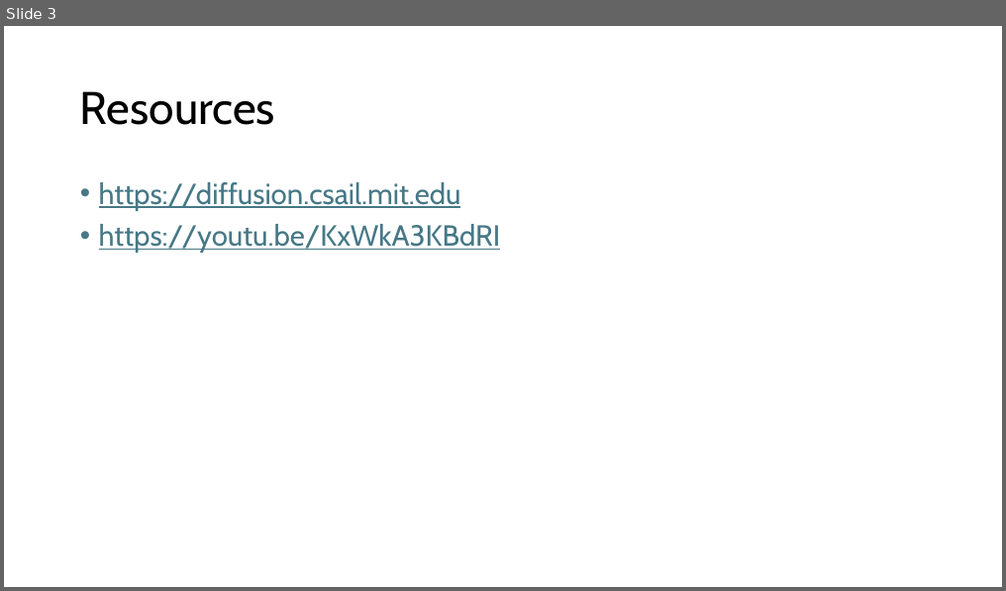
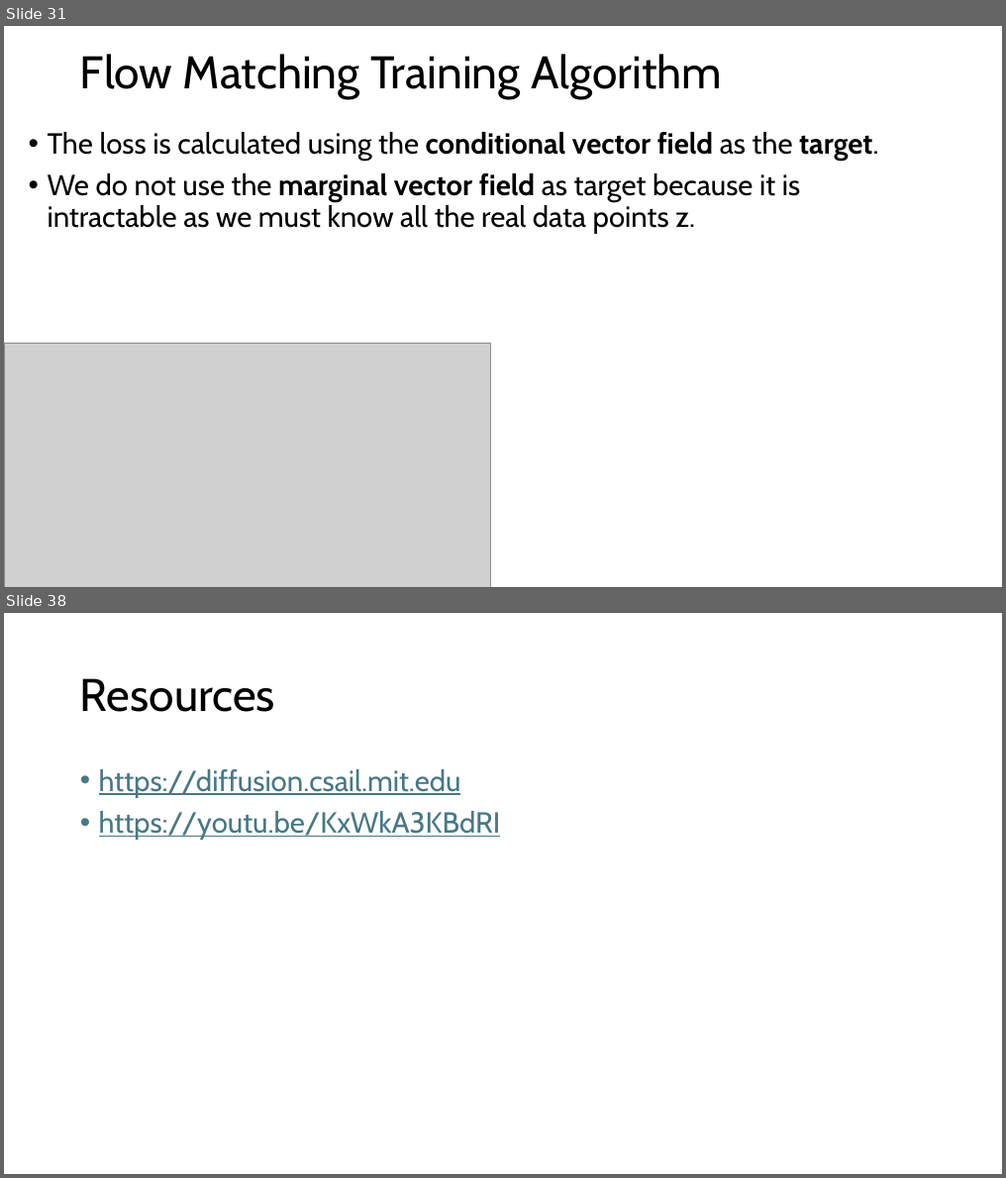
Before and after one commit to SOKOUDJOU-LEOPOLD/Learning-Flow-Matching, a slide deck: Flow Matching.pptx. Shown one above the other, each under a label of ours: slide 3 before the commit, slides 31 and 38 after it; the slides between them are not shown. The pictures are 1006x591 and 1006x1178 pixels, drawn with LibreOffice and Linux fonts; fonts in the diff are those of the drawing; grey boxes stand for pictures. Boxes give left, top, right and bottom in pixels: in the first picture for what was removed or moved away, otherwise in the second. Text is boxed around its words. In the diff, an @@ line names an element or a change of style, - is before the commit and + after.

```diff
--- a/Flow Matching.pptx
+++ b/Flow Matching.pptx
@@ slide 31 added at [4, 26, 1002, 587], background #FFFFFF @@
@@ title added at [80, 54, 722, 99], 44 pt, text #000000 @@
+Flow Matching Training Algorithm
@@ text added at [48, 132, 878, 234], 28 pt, text #000000 @@
+• The loss is calculated using the conditional vector field as the target.
+• We do not use the marginal vector field as target because it is intractable as we must know all the real data points z.
@@ picture added at [4, 343, 490, 587] @@
@@ what was slide 3 is now slide 38 @@
```
Also in this commit, not shown: 1 slide changed, 34 other slides added, 3 other files.
